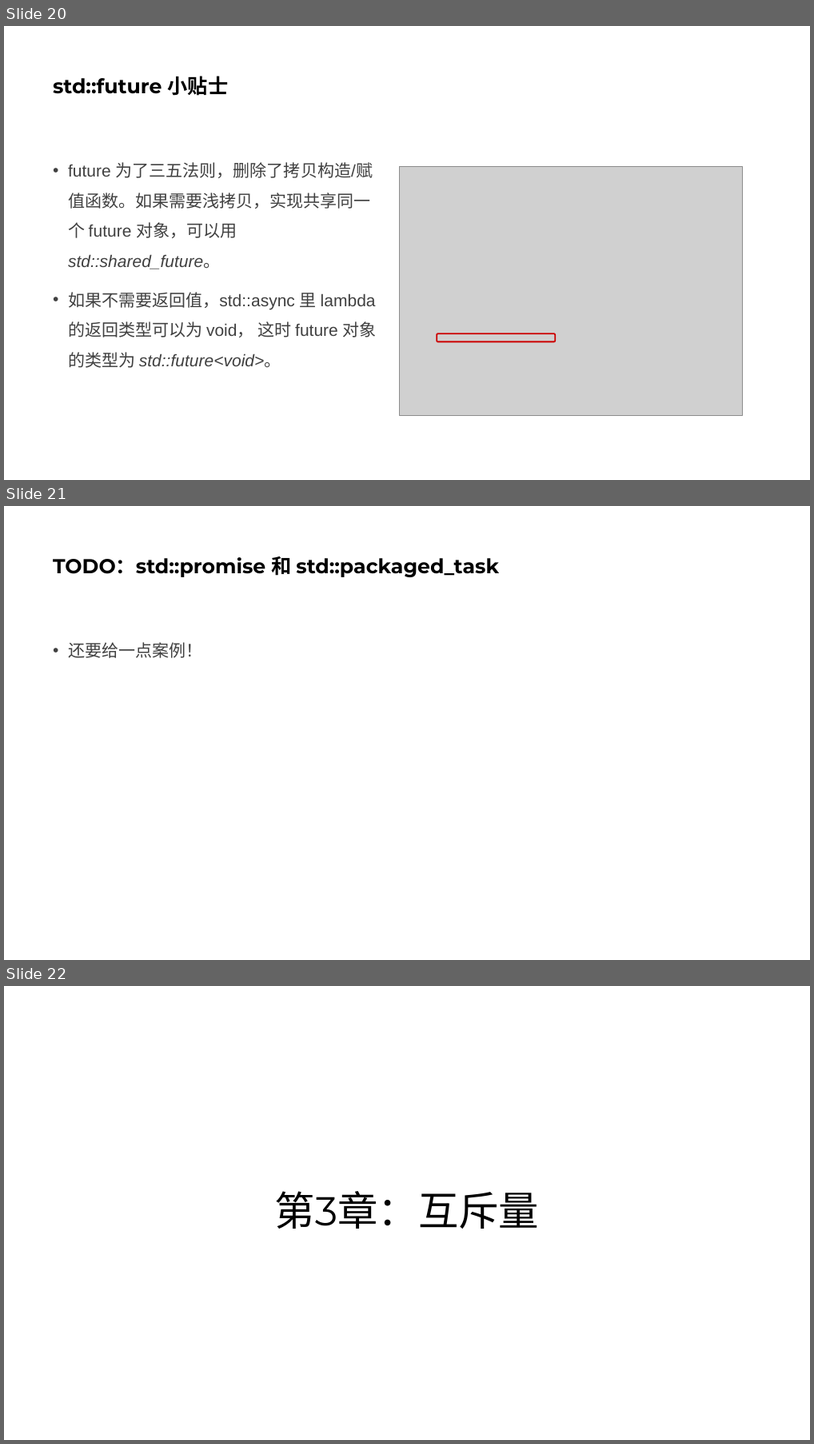
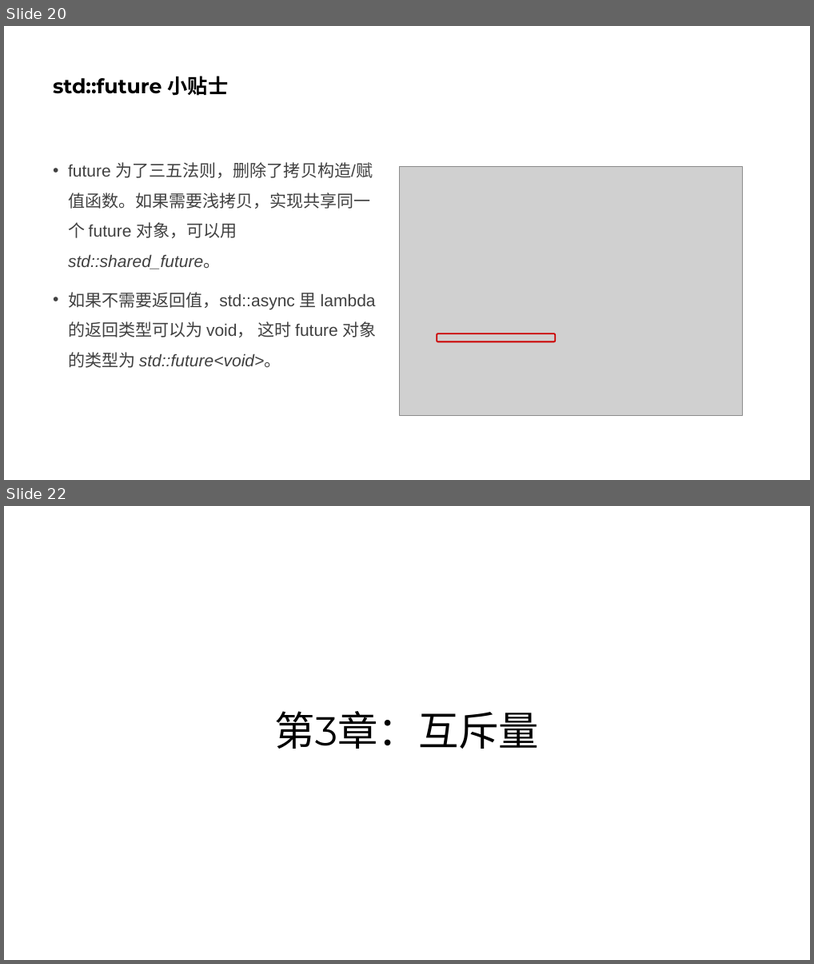
Before and after one commit to parallel101/course, a slide deck: 05/slides.pptx. Shown one above the other, each under a label of ours: slides 20, 21 and 22 before the commit, slides 20 and 22 after it; the slides between them are not shown. The pictures are 814x1444 and 814x964 pixels, drawn with LibreOffice and Linux fonts; fonts in the diff are those of the drawing; grey boxes stand for pictures. Boxes give left, top, right and bottom in pixels: in the first picture for what was removed or moved away, otherwise in the second. Text is boxed around its words. In the diff, an @@ line names an element or a change of style, - is before the commit and + after.

```diff
--- a/05/slides.pptx
+++ b/05/slides.pptx
@@ slide 21 removed at bbox=[4, 506, 810, 960], background #FFFFFF @@
@@ title removed at bbox=[53, 556, 499, 577] @@
-TODO：std::promise 和 std::packaged_task
@@ text removed at bbox=[68, 642, 202, 658] @@
-• 还要给一点案例！
```
Also in this commit, not shown: 1 slide changed, 10 slides added, 21 other files.
